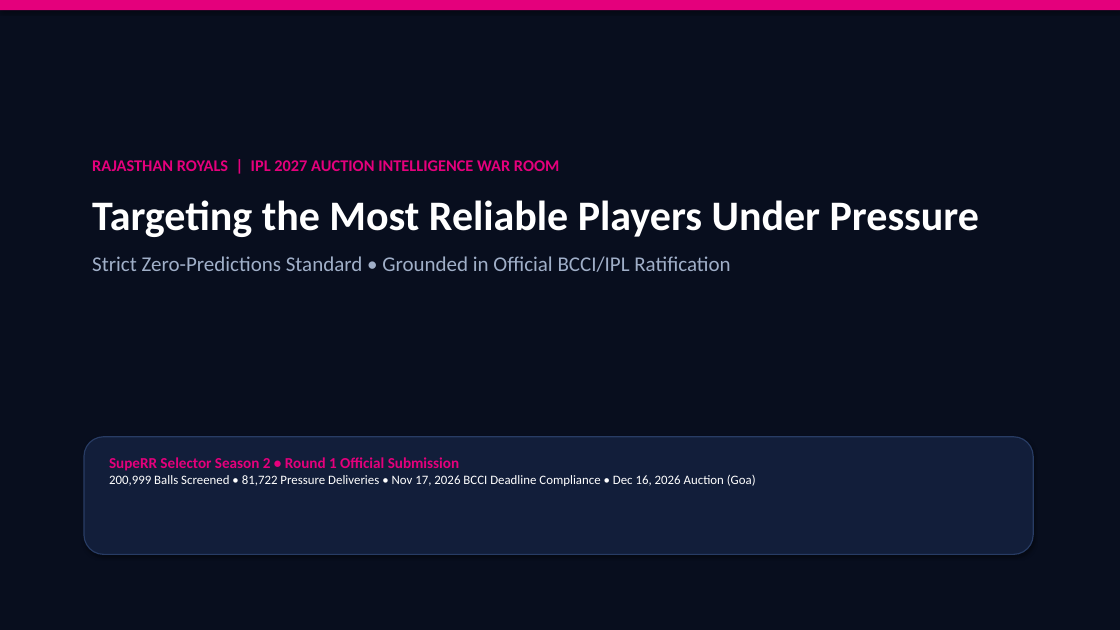
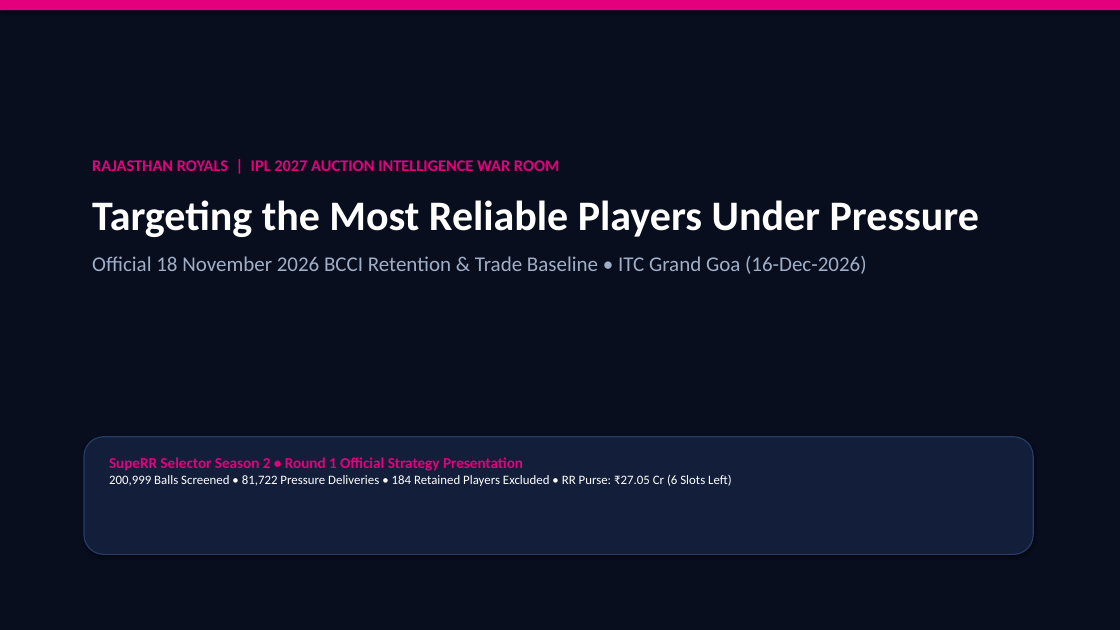
Before and after one commit to Devendra-1112/RR, a slide deck: slide 1 of RR_SupeRR_Selector_Auction_Strategy.pptx. Drawn at 1120x630 pixels with LibreOffice and Linux fonts; fonts in the diff are those of the drawing. Boxes give left, top, right and bottom in pixels: in the first picture for what was removed or moved away, otherwise in the second. Text is boxed around its words. In the diff, an @@ line names an element or a change of style, - is before the commit and + after.

Commit message:
IPL 2027 Auction War Room Official 18-Nov-2026 Baseline: 184 Retentions, 89 Releases, ₹27.05 Cr RR Purse, Top 10 Batters and Bowlers

```diff
--- a/RR_SupeRR_Selector_Auction_Strategy.pptx
+++ b/RR_SupeRR_Selector_Auction_Strategy.pptx
@@ text at [92,256,867,274]: text changed @@
-Strict Zero-Predictions Standard • Grounded in Official BCCI/IPL Ratification
+Official 18 November 2026 BCCI Retention & Trade Baseline • ITC Grand Goa (16-Dec-2026)
@@ text at [109,457,732,486]: text changed @@
-SupeRR Selector Season 2 • Round 1 Official Submission
-200,999 Balls Screened • 81,722 Pressure Deliveries • Nov 17, 2026 BCCI Deadline Compliance • Dec 16, 2026 Auction (Goa)
+SupeRR Selector Season 2 • Round 1 Official Strategy Presentation
+200,999 Balls Screened • 81,722 Pressure Deliveries • 184 Retained Players Excluded • RR Purse: ₹27.05 Cr (6 Slots Left)
```
Also in this commit, not shown: 1 other slide changed, 4 slides added, 7 slides removed, 20 other files.
